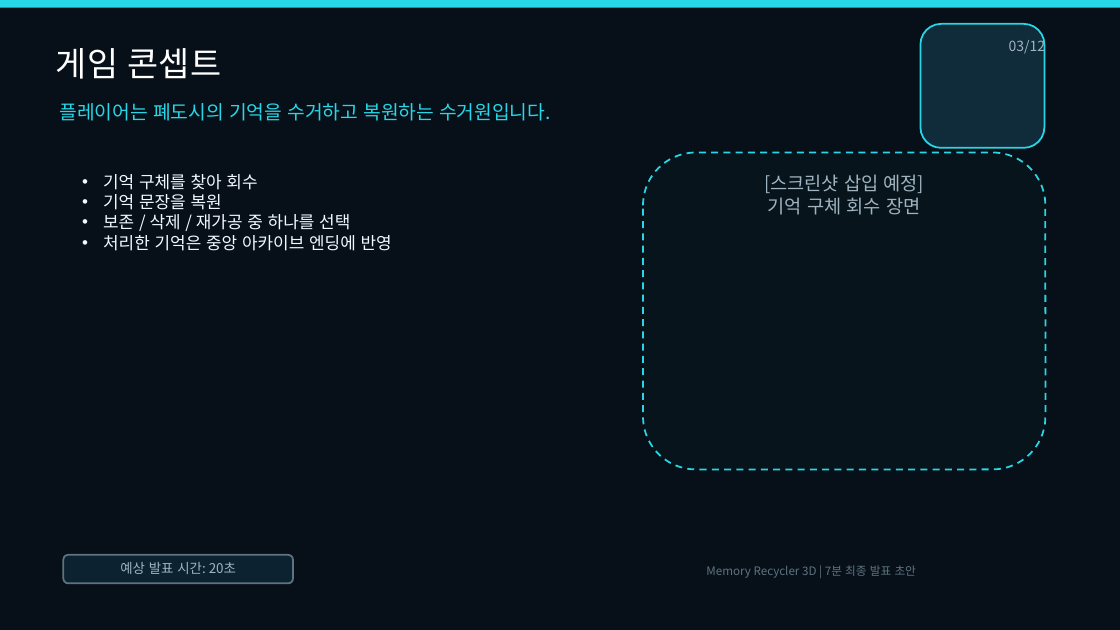
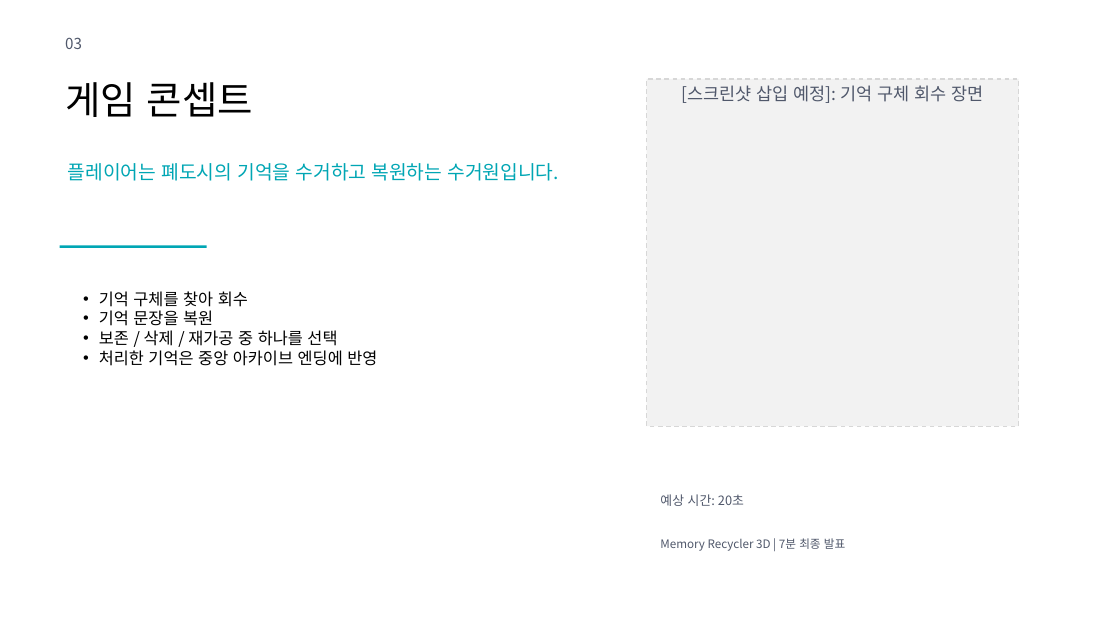
Before and after one commit to wodnd0403/memory_recycler, a slide deck: slide 3 of Docs/MemoryRecycler3D_Final_Presentation.pptx. Drawn at 1120x630 pixels with LibreOffice and Linux fonts; fonts in the diff are those of the drawing. Boxes give left, top, right and bottom in pixels: in the first picture for what was removed or moved away, otherwise in the second. Text is boxed around its words. In the diff, an @@ line names an element or a change of style, - is before the commit and + after.

Commit message:
fix: 템플릿 기반 최종 발표 PPT 한글 정상화

```diff
--- a/Docs/MemoryRecycler3D_Final_Presentation.pptx
+++ b/Docs/MemoryRecycler3D_Final_Presentation.pptx
@@ rectangle removed at <box>0,0,1120,630</box> @@
@@ rectangle removed at <box>0,0,1120,8</box> @@
@@ rounded rectangle removed at <box>921,24,1045,148</box> @@
@@ text at <box>65,37,82,49</box>: text changed; size 12 to 13 pt; text colour #9FB4C0 to #50586B @@
-03/12
+03
@@ text "게임 콘셉트": place and size @@
-text "게임 콘셉트" at <box>56,48,221,79</box>
+text "게임 콘셉트" at <box>65,82,253,117</box>
@@ text "게임 콘셉트" at <box>65,82,253,117</box>: size 29 to 33 pt, text colour #FFFFFF to #000000 @@
@@ rectangle "[스크린샷 삽입 예정]: 기억 구체 ...": place and size @@
-rectangle "[스크린샷 삽입 예정]: 기억 구체 ..." at <box>644,153,1046,470</box>
+rectangle "[스크린샷 삽입 예정]: 기억 구체 ..." at <box>647,79,1019,426</box>
@@ rectangle "[스크린샷 삽입 예정]: 기억 구체 ..." at <box>647,79,1019,426</box>: rounded rectangle to rectangle; fill #08141B to #F2F2F2; outline #27D7E7 1.5 pt dashed to #D7D7D7 1 pt dashed @@
@@ text in rectangle at <box>681,85,984,103</box>: text changed; size 16 to 15 pt; text colour #9FB4C0 to #50586B @@
-[스크린샷 삽입 예정]
-기억 구체 회수 장면
+[스크린샷 삽입 예정]: 기억 구체 회수 장면
@@ text "플레이어는 폐도시의 기억을 수거하고 복원하는 ...": place and size @@
-text "플레이어는 폐도시의 기억을 수거하고 복원하는 ..." at <box>60,103,550,121</box>
+text "플레이어는 폐도시의 기억을 수거하고 복원하는 ..." at <box>68,163,559,181</box>
@@ text "플레이어는 폐도시의 기억을 수거하고 복원하는 ..." at <box>68,163,559,181</box>: text colour #27D7E7 to #00A6B4 @@
@@ rectangle added at <box>60,245,207,248</box>, fill #00A6B4 @@
@@ text "기억 구체를 찾아 회수": place and size @@
-text "기억 구체를 찾아 회수" at <box>103,174,392,251</box>
+text "기억 구체를 찾아 회수" at <box>99,291,377,366</box>
@@ text "기억 구체를 찾아 회수" at <box>99,291,377,366</box>: size 14.5 to 14 pt, text colour #F2F8FF to #000000; indent changed @@
@@ text "예상 시간: 20초": place and size @@
-text "예상 시간: 20초" at <box>63,555,292,584</box>
+text "예상 시간: 20초" at <box>660,494,744,506</box>
@@ text "예상 시간: 20초" at <box>660,494,744,506</box>: fill #0D2230 to none; outline #5D7480 1.5 pt to none @@
@@ text at <box>660,494,744,506</box>: text changed; size 11.5 to 11 pt; text colour #9FB4C0 to #50586B @@
-예상 발표 시간: 20초
+예상 시간: 20초
@@ text at <box>660,538,845,551</box>: text changed; text colour #5D7480 to #50586B @@
-Memory Recycler 3D | 7분 최종 발표 초안
+Memory Recycler 3D | 7분 최종 발표
```
Also in this commit, not shown: 11 other slides changed, 2 other files.
